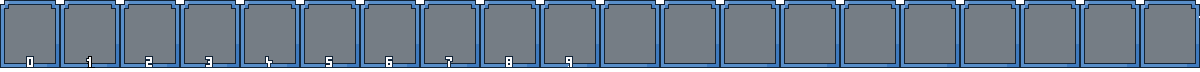
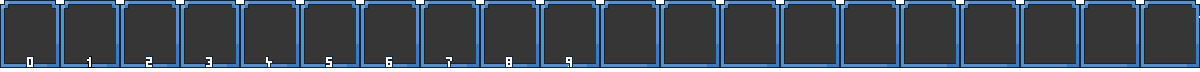
Layer changes from the first 1200×72 image to the second:
"Pasted Layer": opacity 75% → 79%, painted on it over [5,5,1196,63]
painted on "Background" over [26,5,1196,63]
